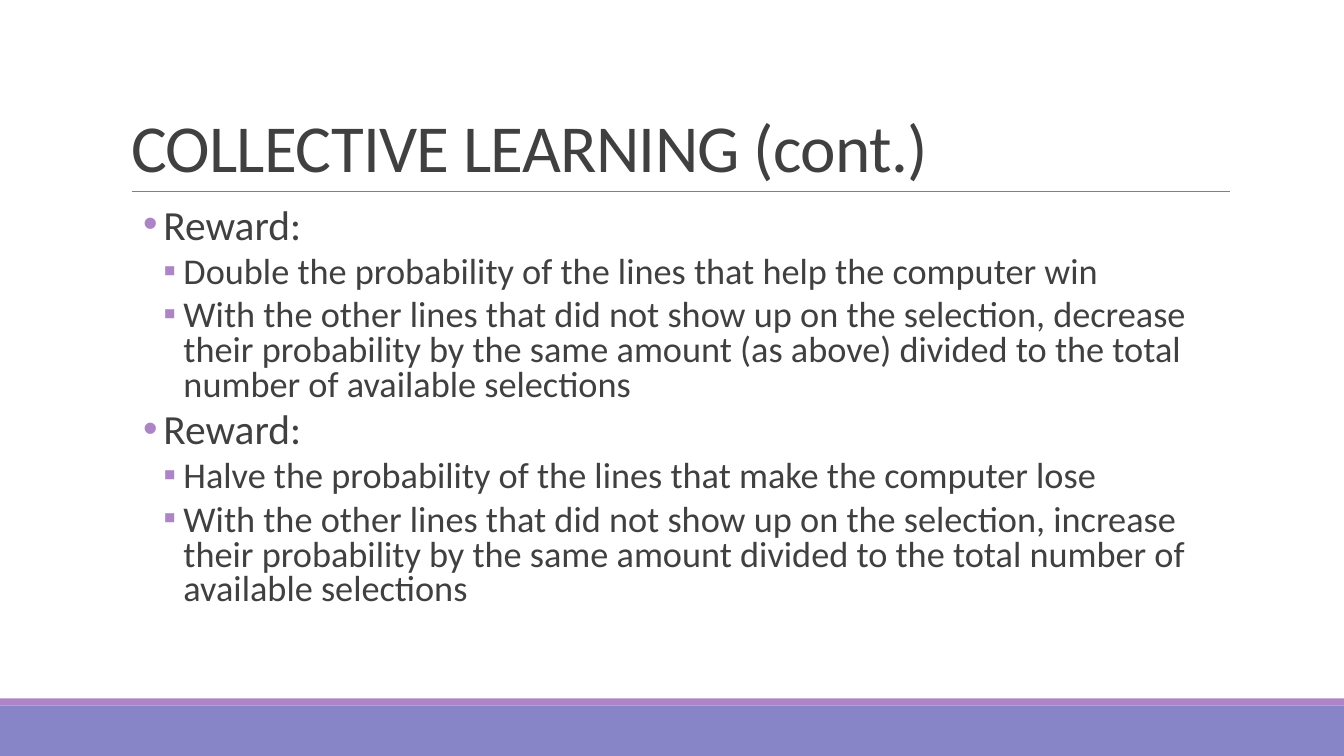
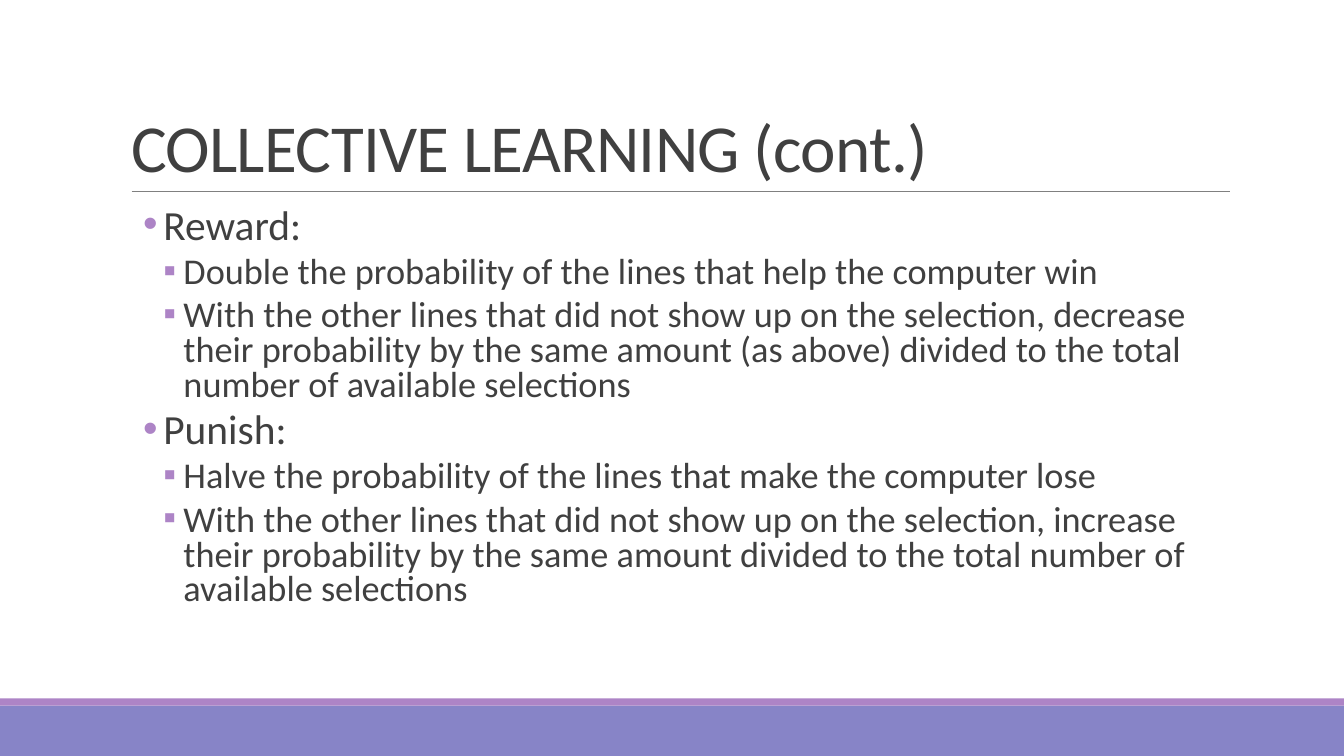
Before and after one commit to hauha46/Sim_Game, a slide deck: slide 6 of SIM GAME.pptx. Drawn at 1344x756 pixels with LibreOffice and Linux fonts; fonts in the diff are those of the drawing. Boxes give left, top, right and bottom in pixels: in the first picture for what was removed or moved away, otherwise in the second. Text is boxed around its words. In the diff, an @@ line names an element or a change of style, - is before the commit and + after.

Commit message:
Another minor change in PPT

```diff
--- a/SIM GAME.pptx
+++ b/SIM GAME.pptx
@@ text at (163, 415, 286, 445): text changed @@
-  • Reward:
+  • Punish:
```
